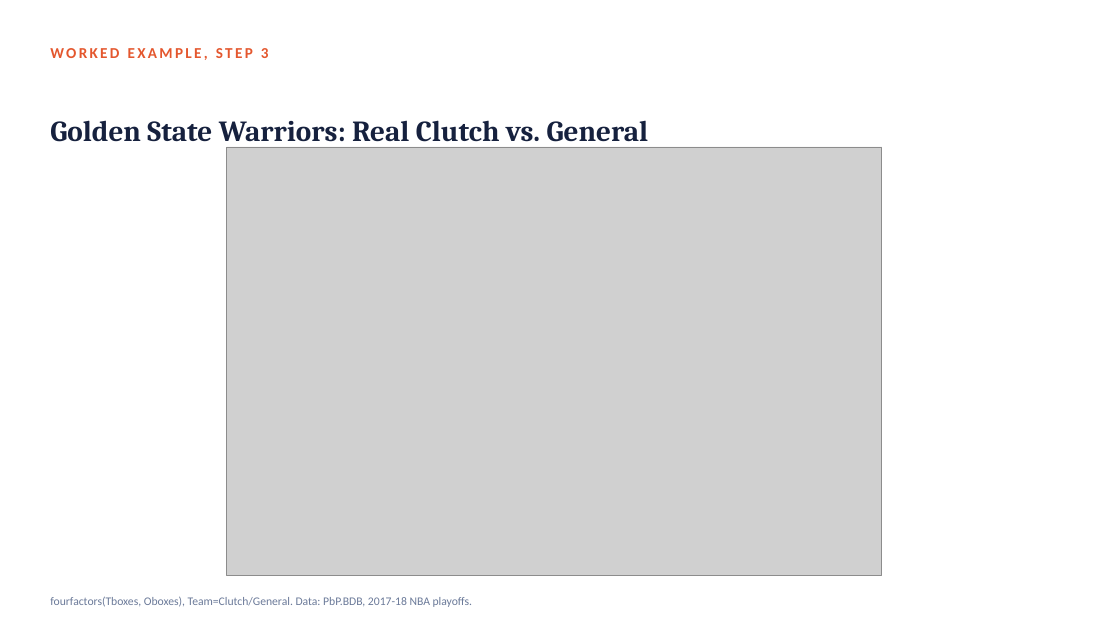
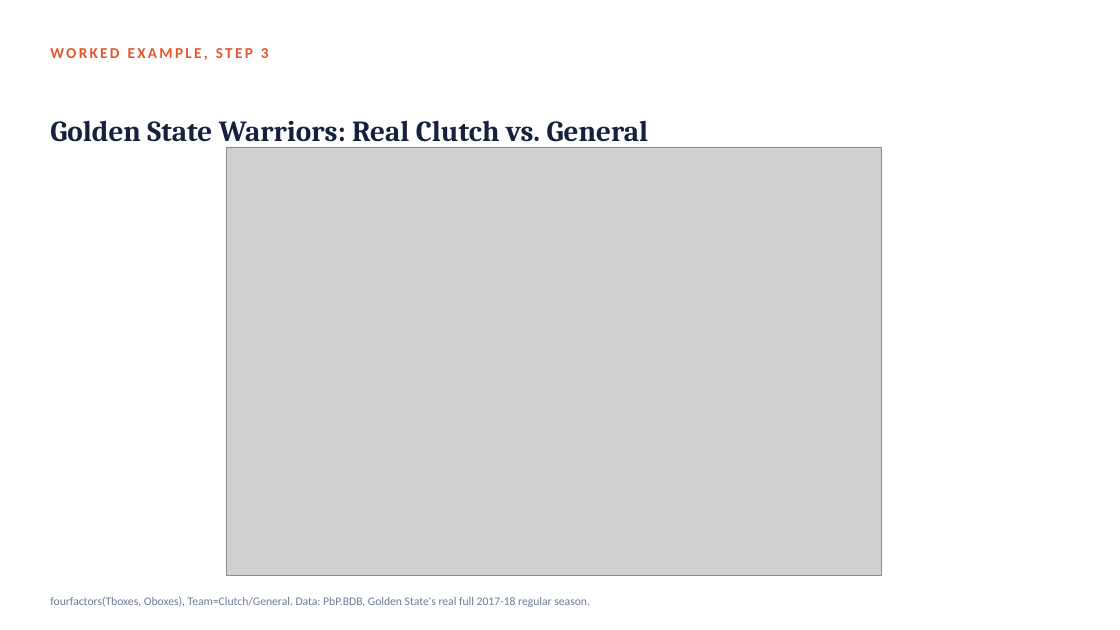
Before and after one commit to fmurital/Teaching-Curriculum, a slide deck: slide 15 of Sports-Analytics-Graduate/03_Clutch_Performance_and_Situational_Splits/Lecture_Slides/Module03_Clutch_Performance_and_Situational_Splits.pptx. Drawn at 1120x630 pixels with LibreOffice and Linux fonts; fonts in the diff are those of the drawing; grey boxes stand for pictures. Boxes give left, top, right and bottom in pixels: in the first picture for what was removed or moved away, otherwise in the second. Text is boxed around its words. In the diff, an @@ line names an element or a change of style, - is before the commit and + after.

Commit message:
Fix remaining PbP.BDB 2018-playoffs mischaracterization in Grad Module 3
The slide deck and three text files (Coding_Exercise script, Practice
Questions, References) still described PbP.BDB as 2017-18 NBA playoff
data after the rest of the module's text files were corrected. PbP.BDB
is Golden State's real, complete 2017-18 regular-season play-by-play
log (82 games); Boston's data is limited to the two real regular-season
games the two teams played against each other that season. Rewrote all
11 affected slides (text surgery on the slide XML, QA'd with
validate.py, markitdown+grep, and a visual thumbnail review) and the
three text files to match the already-corrected narrative.

```diff
--- a/Sports-Analytics-Graduate/03_Clutch_Performance_and_Situational_Splits/Lecture_Slides/Module03_Clutch_Performance_and_Situational_Splits.pptx
+++ b/Sports-Analytics-Graduate/03_Clutch_Performance_and_Situational_Splits/Lecture_Slides/Module03_Clutch_Performance_and_Situational_Splits.pptx
@@ text at (50, 596, 590, 607): text changed @@
-fourfactors(Tboxes, Oboxes), Team=Clutch/General. Data: PbP.BDB, 2017-18 NBA playoffs.
+fourfactors(Tboxes, Oboxes), Team=Clutch/General. Data: PbP.BDB, Golden State's real full 2017-18 regular season.
```
Also in this commit, not shown: 10 other slides changed, 3 other files.
